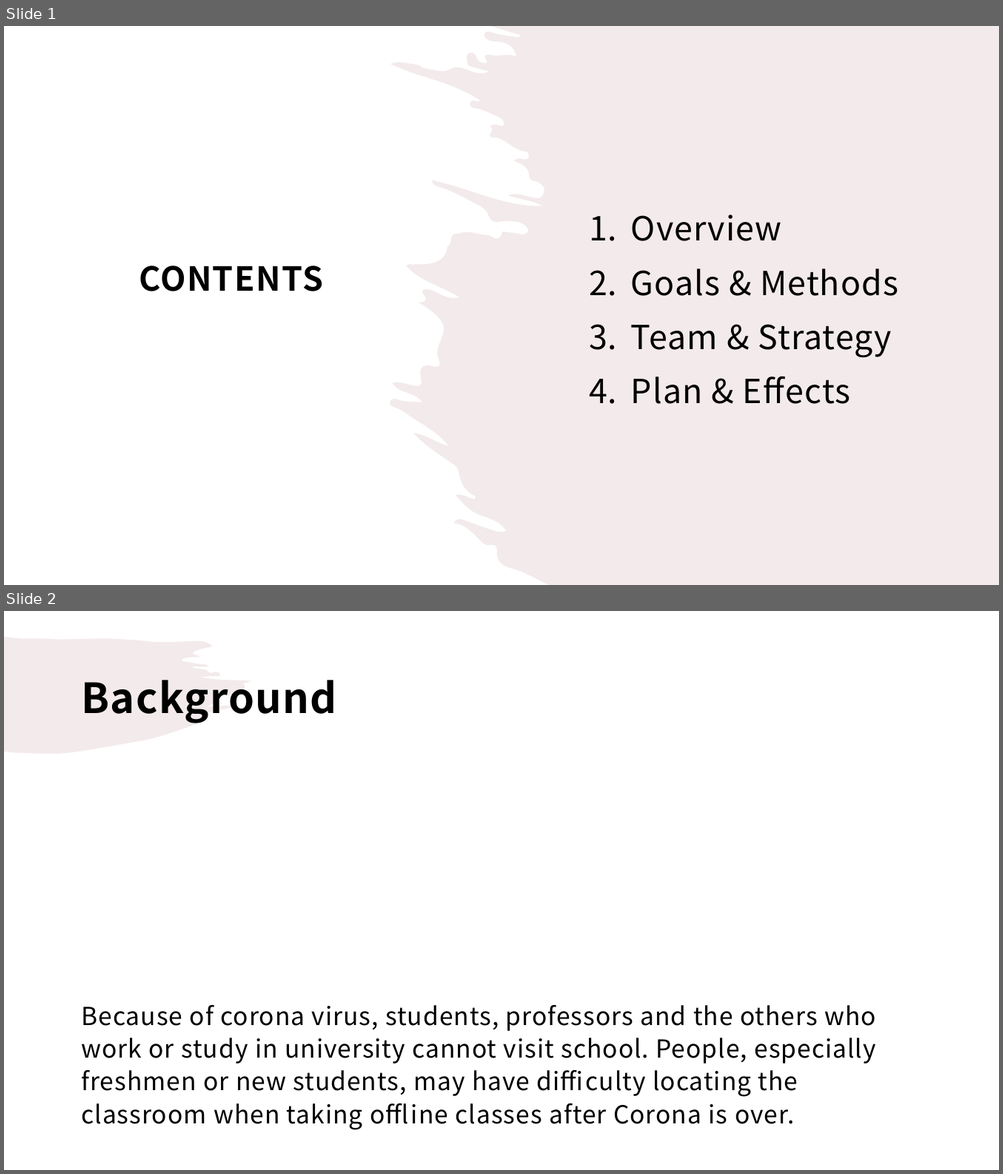
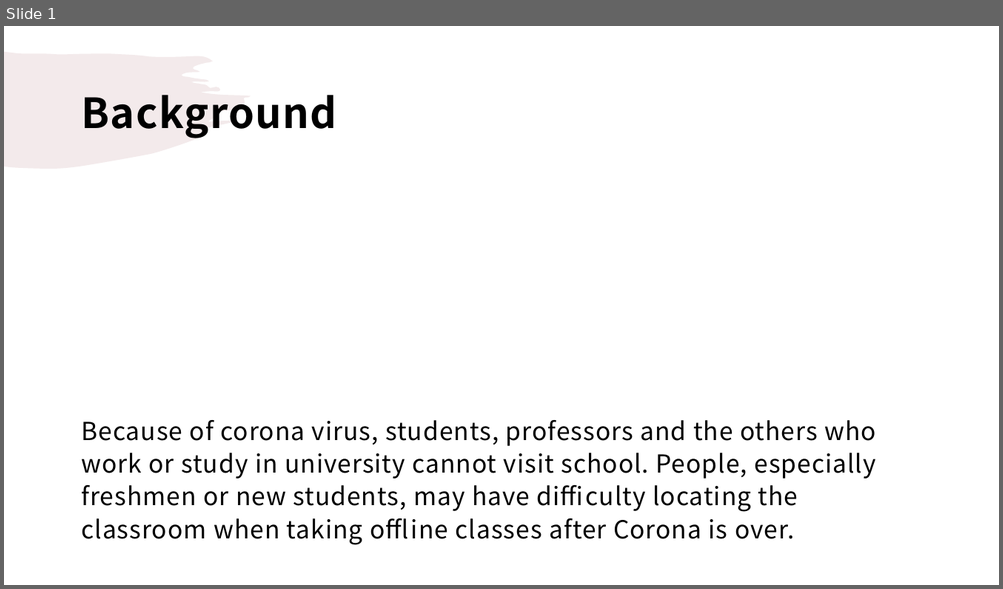
Before and after one commit to droongma/2021spring_41class_team13, a slide deck: 황석진 제안서 작성중.pptx. Shown one above the other, each under a label of ours: slides 1 and 2 before the commit, slide 1 after it. The pictures are 1003x1174 and 1003x589 pixels, drawn with LibreOffice and Linux fonts; fonts in the diff are those of the drawing. Boxes give left, top, right and bottom in pixels: in the first picture for what was removed or moved away, otherwise in the second. Text is boxed around its words. In the diff, an @@ line names an element or a change of style, - is before the commit and + after.

Commit message:
황석진 제안서 Goal & method 부분 작성 완료 - 첨삭 필요

```diff
--- a/황석진 제안서 작성중.pptx
+++ b/황석진 제안서 작성중.pptx
@@ slide 1 removed at (4, 26, 999, 585), background #FFFFFF @@
@@ freeform shape removed at (390, 26, 999, 585) @@
@@ text removed at (631, 215, 898, 404) @@
-1. Overview
-2. Goals & Methods
-3. Team & Strategy
-4. Plan & Effects
@@ title removed at (139, 266, 323, 292) @@
-CONTENTS
@@ what was slide 2 is now slide 1 @@
```
Also in this commit, not shown: 3 slides changed, 4 slides added, 3 other slides removed.
